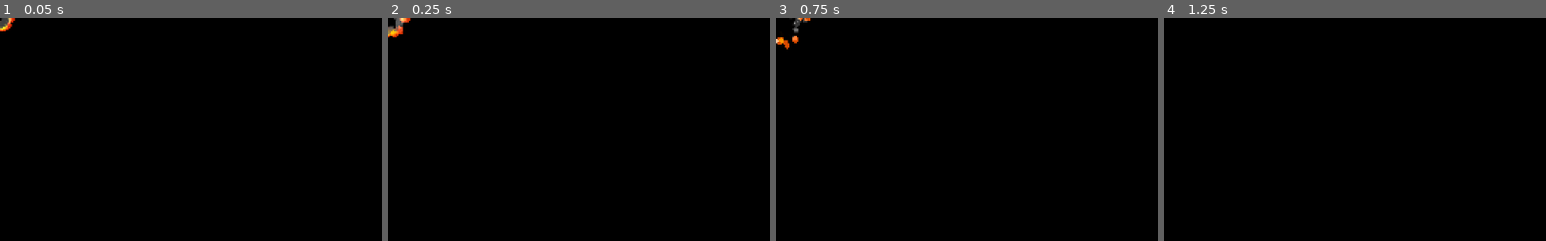
Above: before the commit, frames 1-4 (left to right).
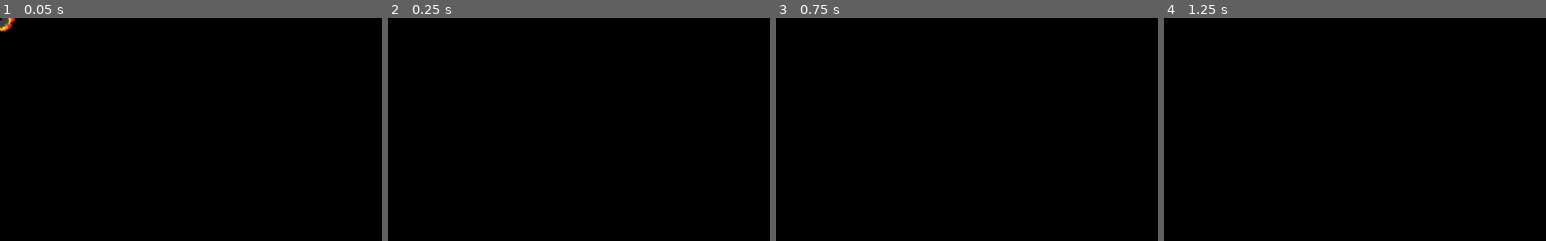
Above: after the commit, the same moments.

Repository: lnRichard/profielwerkstuk
Game: Godot game, scene res://projectiles/explosion/Explosion.tscn
The game is run twice, just before and just after one commit, with the same random seed, the same clock (stepped at 60 frames per second) and the same inputs. This scene is started directly instead of the project's main scene.
Inputs (mouse positions are % of the whole screen's width and height, from its top left):
- Up to frame 1 (0.05 s): no input
- Up to frame 2 (0.25 s): no input
- Up to frame 3 (0.75 s): move the mouse to (72, 45) at 0.52 s; hold A (key_a) from 0.53 s (still down)
- Up to frame 4 (1.25 s): keep holding A (key_a)
The pictures show only the part of the screen within x 0-50%, y 0-50%; the shares and areas given below are measured in that part.

Frame 1 is identical in both runs. In frame 2, 0.3% of the frame differs, in the area x 0-6%, y 0-9%; in frame 3, 0.3%, in the area x 0-9%, y 0-15%; in frame 4, nothing differs.

Commit message:
Fix masked grunt

Diff:
--- a/characters/enemies/masked_grunt/MaskedGrunt.gd
+++ b/characters/enemies/masked_grunt/MaskedGrunt.gd
@@ -8,8 +8,9 @@
 var current_cooldown := 0 # Current cooldown of attack
 var cooldown: int # Cooldown of the attack
 
+# Attack()
+var danger = 0 # Closeness to exploding
 
-var danger = 0
 
 # _max_health: float, _move_speed: float, _score: int
 func _init().(200.0, 100.0, 10, 10):
@@ -24,7 +25,6 @@
 
 # Called when the player enters the attack radius
 func attack():
-	print(danger)
 	danger+=2
 	if danger > 60:
 		var explosion = projectile.instance()
@@ -32,11 +32,11 @@
 		parent.add_child(explosion)
 		set_health(0)
 
+# Reduce cooldowns
 func cooldowns():
 	if danger > 0:
 		danger-=1
 
-
 # Fetch direction to player
 func dir_to_player() -> Vector2:
 	return position.direction_to(player.position)
--- a/projectiles/explosion/Explosion.gd
+++ b/projectiles/explosion/Explosion.gd
@@ -2,7 +2,7 @@
 
 # _on_Projectile_body_entered()
 var targets = [] # Targets that will get exploded on hit
-
+var exploded = false # Explosion has happened
 
 # Initialize small star projectile
 func _ready():
@@ -10,7 +10,7 @@
 	pass
 
 # _speed: float, _lifetime: int, _damage: float, _cooldown: int
-func _init().(0, 2000, 1, 30):
+func _init().(0, 2000, 100, 30):
 	pass
 
 # Target is susceptible to the explosion
@@ -23,11 +23,13 @@
 
 func _physics_process(delta):
 	._physics_process(delta)
-	yield(get_tree().create_timer(1.0), "timeout")
-	queue_free()
-# Override logic function
-func _on_Projectile_body_entered(body: CollisionObject2D):
-#	yield(get_tree().create_timer(0.001), "timeout")
+	if not exploded:
+		exploded = true
+		yield(get_tree().create_timer(0.1), "timeout")
+		explode()
+
+# Explodes the projectile
+func explode():
 	# Hits all target in explosion radius
 	for target in targets:
 
@@ -45,3 +47,7 @@
 				# Destroy the prop
 				target.destroy()
 	queue_free()
+
+# Override logic function
+func _on_Projectile_body_entered(body: CollisionObject2D):
+	pass
